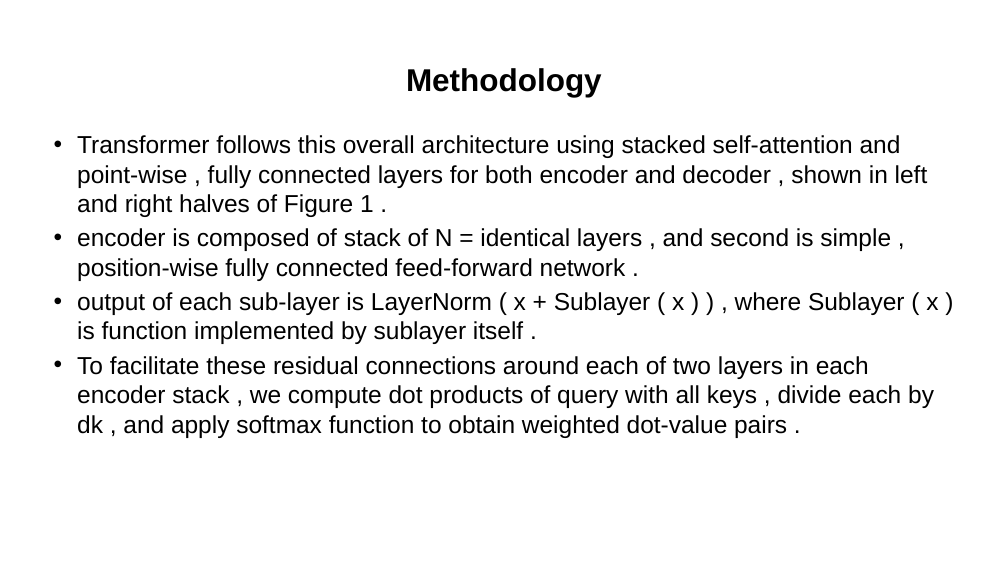
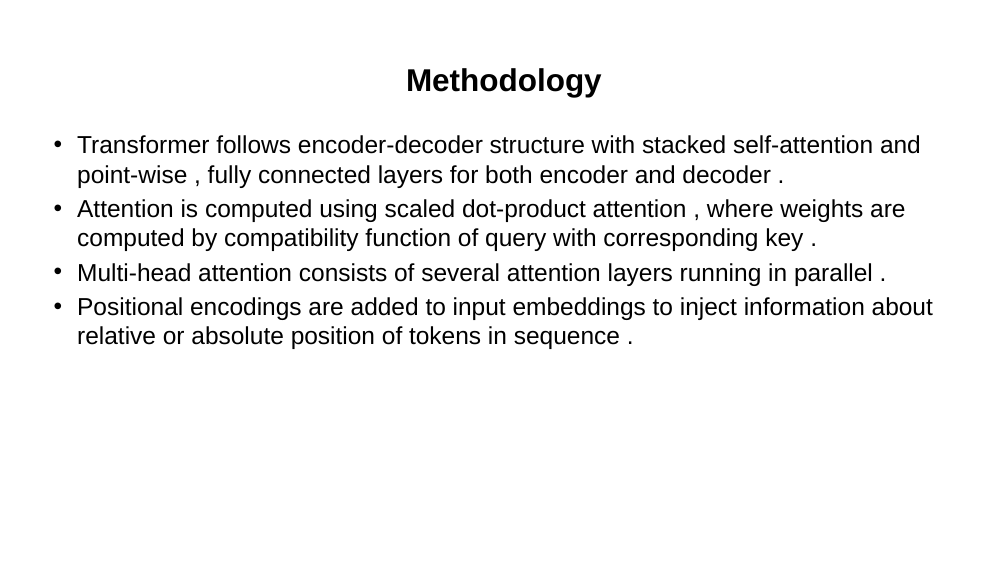
Before and after one commit to BidhanAcharya/Front-end, a slide deck: slide 4 of slides/Attention Is All You Need.pptx. Drawn at 1008x567 pixels with LibreOffice and Linux fonts; fonts in the diff are those of the drawing. Boxes give left, top, right and bottom in pixels: in the first picture for what was removed or moved away, otherwise in the second. Text is boxed around its words. In the diff, an @@ line names an element or a change of style, - is before the commit and + after.

```diff
--- a/slides/Attention Is All You Need.pptx
+++ b/slides/Attention Is All You Need.pptx
@@ text at [77, 135, 933, 349]: text changed @@
-• Transformer follows this overall architecture using stacked self-attention and point-wise , fully connected layers for both encoder and decoder , shown in left and right halves of Figure 1 .
-• encoder is composed of stack of N = identical layers , and second is simple , position-wise fully connected feed-forward network .
-• output of each sub-layer is LayerNorm ( x + Sublayer ( x ) ) , where Sublayer ( x ) is function implemented by sublayer itself .
-• To facilitate these residual connections around each of two layers in each encoder stack , we compute dot products of query with all keys , divide each by dk , and apply softmax function to obtain weighted dot-value pairs .
+• Transformer follows encoder-decoder structure with stacked self-attention and point-wise , fully connected layers for both encoder and decoder .
+• Attention is computed using scaled dot-product attention , where weights are computed by compatibility function of query with corresponding key .
+• Multi-head attention consists of several attention layers running in parallel .
+• Positional encodings are added to input embeddings to inject information about relative or absolute position of tokens in sequence .
```
Also in this commit, not shown: 3 other slides changed, 1 slide added, 1 slide removed, 5 other files.
